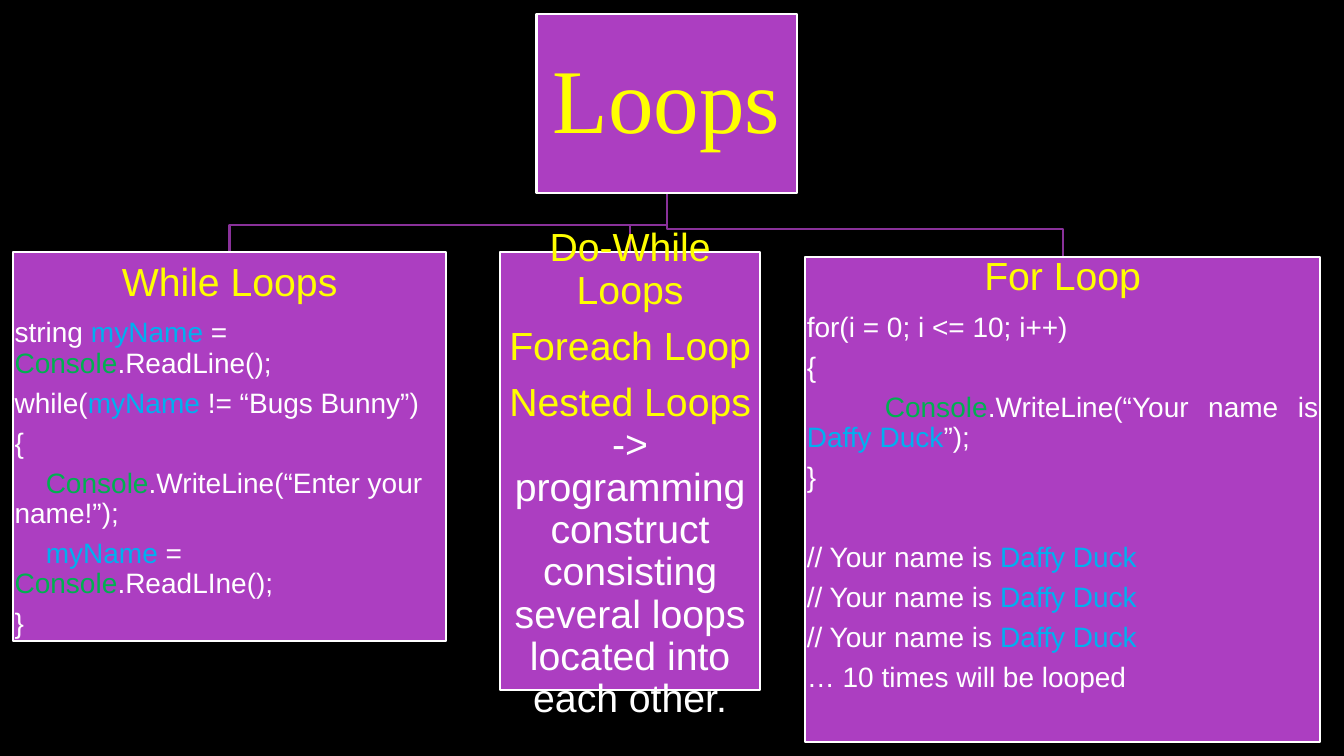
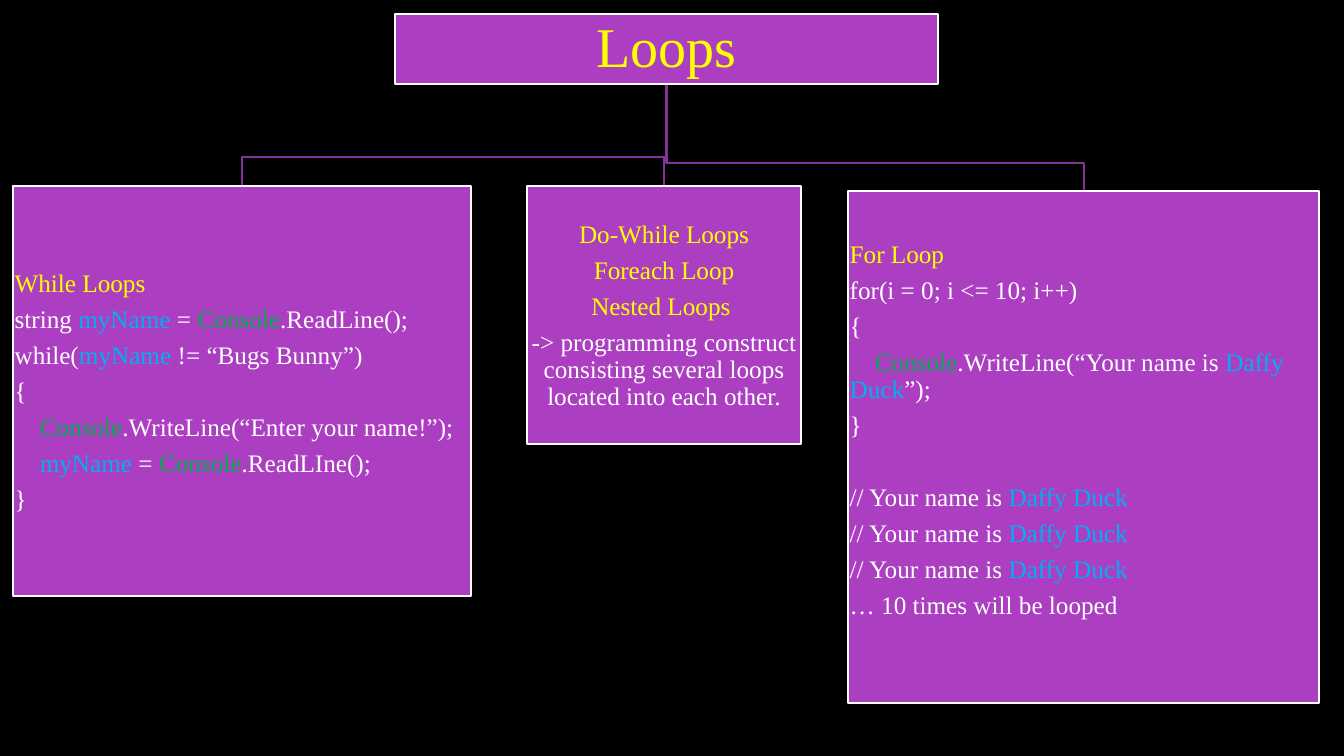
Before and after one commit to BaiGanio/Intro-To-Programing-With-CSharp, a slide deck: slide 7 of Course Overview.pptx. Drawn at 1344x756 pixels with LibreOffice and Linux fonts; fonts in the diff are those of the drawing; background and template pictures are left out. Boxes give left, top, right and bottom in pixels: in the first picture for what was removed or moved away, otherwise in the second. Text is boxed around its words. In the diff, an @@ line names an element or a change of style, - is before the commit and + after.

```diff
--- a/Course Overview.pptx
+++ b/Course Overview.pptx
@@ text "Loops": place and size @@
-text "Loops" at bbox=[553, 73, 780, 150]
+text "Loops" at bbox=[597, 30, 737, 77]
@@ text "Loops" at bbox=[597, 30, 737, 77]: size 65 to 40 pt; less space between paragraphs @@
@@ rectangle: place and size @@
-rectangle at bbox=[536, 14, 797, 194]
+rectangle at bbox=[395, 14, 938, 84]
@@ freeform shape: place and size @@
-freeform shape at bbox=[230, 194, 667, 253]
+freeform shape at bbox=[242, 84, 666, 186]
@@ freeform shape: place and size @@
-freeform shape at bbox=[630, 194, 666, 253]
+freeform shape at bbox=[659, 84, 669, 186]
@@ freeform shape: place and size @@
-freeform shape at bbox=[666, 194, 1063, 257]
+freeform shape at bbox=[666, 84, 1084, 192]
@@ text "While Loops": place and size @@
-text "While Loops" at bbox=[15, 267, 423, 598]
+text "While Loops" at bbox=[15, 274, 453, 478]
@@ text "While Loops" at bbox=[15, 274, 453, 478]: size 28 to 18 pt in "While Loops"; font Arial to Times New Roman, size 20 to 18 pt; alignment centre to left; less space between paragraphs @@
@@ rectangle: place and size @@
-rectangle at bbox=[13, 252, 447, 641]
+rectangle at bbox=[13, 187, 471, 597]
@@ text "Do-While Loops": place and size @@
-text "Do-While Loops" at bbox=[509, 230, 751, 720]
+text "Do-While Loops" at bbox=[544, 225, 796, 406]
@@ rectangle: place and size @@
-rectangle at bbox=[500, 252, 760, 690]
+rectangle at bbox=[527, 187, 802, 445]
@@ text "For Loop": place and size @@
-text "For Loop" at bbox=[807, 263, 1318, 693]
+text "For Loop" at bbox=[850, 246, 1283, 620]
@@ text "For Loop" at bbox=[850, 246, 1283, 620]: size 28 to 18 pt in "For Loop"; font Arial to Times New Roman, size 20 to 18 pt; alignment centre to left; less space between paragraphs; alignment justified to left @@
@@ rectangle: place and size @@
-rectangle at bbox=[806, 257, 1321, 742]
+rectangle at bbox=[849, 192, 1320, 703]
@@ text at bbox=[579, 225, 749, 285]: size 28 to 18 pt, font Arial to Times New Roman in "Do-While Loops", "Foreach Loop"; less space between paragraphs @@
@@ text at bbox=[544, 297, 796, 406]: text changed; size 28 to 18 pt; font Arial to Times New Roman @@
-Nested Loops -> programming construct consisting several loops located into each other.
+Nested Loops
+-> programming construct consisting several loops located into each other.
```
Also in this commit, not shown: 1 other slide changed, 1 slide removed, 12 other files.
